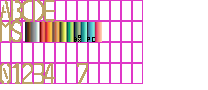
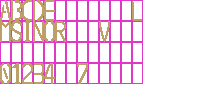
Comparing the layer stacks of the two (208, 90) images. Changes:
hid "Colours copy" over left=25, top=22, right=102, bottom=42
painted on "alphabet" over left=99, top=1, right=142, bottom=42
